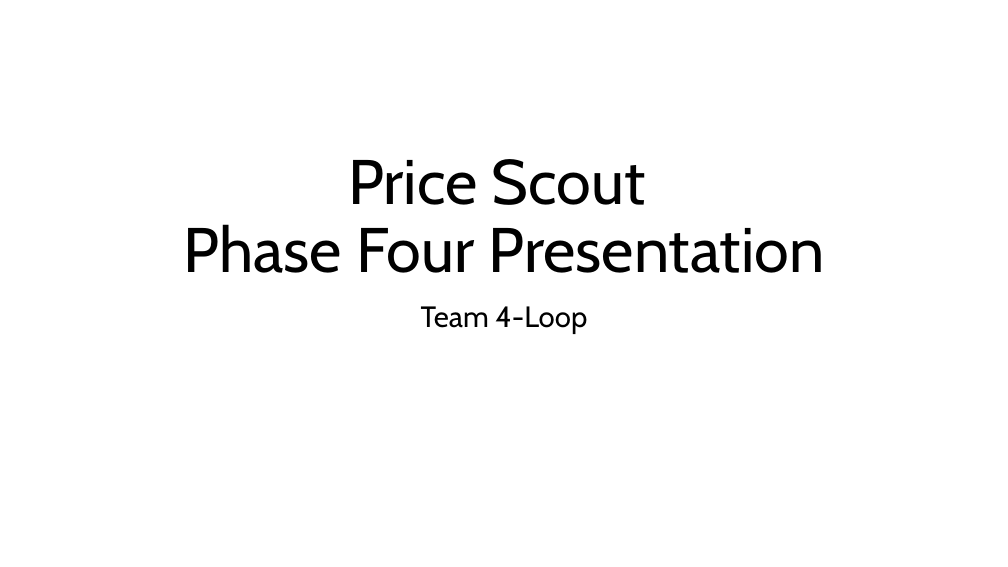
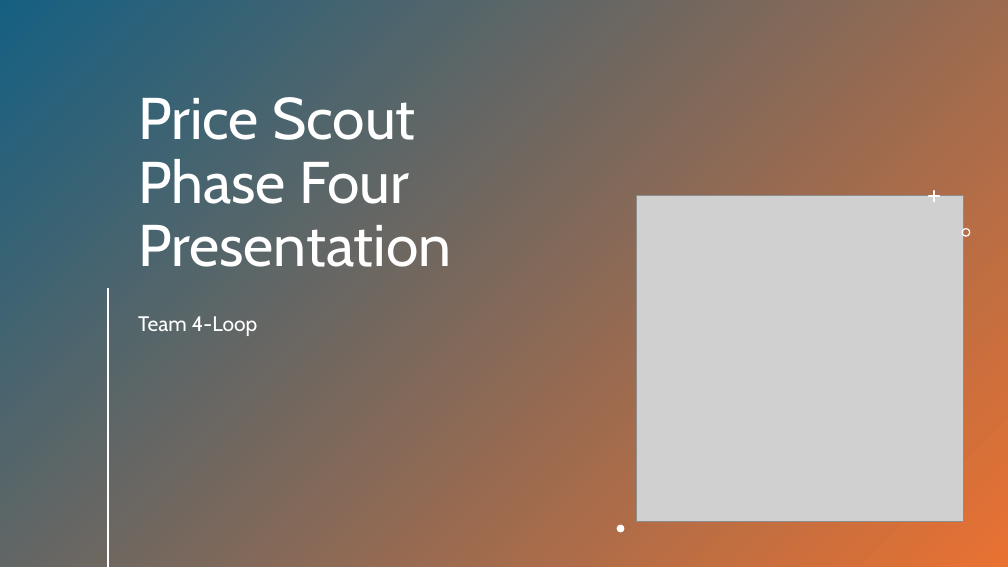
Before and after one commit to Jormungandr72/Cross-Website-Price-Checker, a slide deck: slide 1 of docs/phase_four_docs/Phase_Four_Presentation.pptx. Drawn at 1008x567 pixels with LibreOffice and Linux fonts; fonts in the diff are those of the drawing; grey boxes stand for pictures. Boxes give left, top, right and bottom in pixels: in the first picture for what was removed or moved away, otherwise in the second. Text is boxed around its words. In the diff, an @@ line names an element or a change of style, - is before the commit and + after.

```diff
--- a/docs/phase_four_docs/Phase_Four_Presentation.pptx
+++ b/docs/phase_four_docs/Phase_Four_Presentation.pptx
@@ rectangle added at [0, 0, 1008, 567], fill gradient #156082 to #E97132 @@
@@ title "Price Scout Phase Four Presentation": place and size @@
-title "Price Scout Phase Four Presentation" at [184, 159, 825, 273]
+title "Price Scout Phase Four Presentation" at [138, 97, 451, 267]
@@ title "Price Scout Phase Four Presentation" at [138, 97, 451, 267]: size 60 to 56 pt, text colour #000000 to #FFFFFF; alignment centre to left @@
@@ picture added at [637, 196, 963, 523] @@
@@ freeform shape added at [928, 190, 941, 203], fill #FFFFFF @@
@@ freeform shape added at [962, 228, 971, 237], fill #FFFFFF @@
@@ line added from (107, 289) to (107, 566), #FFFFFF 2 pt @@
@@ subtitle "Team 4-Loop": place and size @@
-subtitle "Team 4-Loop" at [421, 306, 587, 334]
+subtitle "Team 4-Loop" at [138, 316, 258, 336]
@@ subtitle "Team 4-Loop" at [138, 316, 258, 336]: size 28 to 20 pt, text colour #000000 to #FFFFFF; alignment centre to left @@
@@ freeform shape added at [617, 525, 625, 532], fill #FFFFFF @@
```
Also in this commit, not shown: 3 other slides changed, 2 slides added, 1 slide removed.
